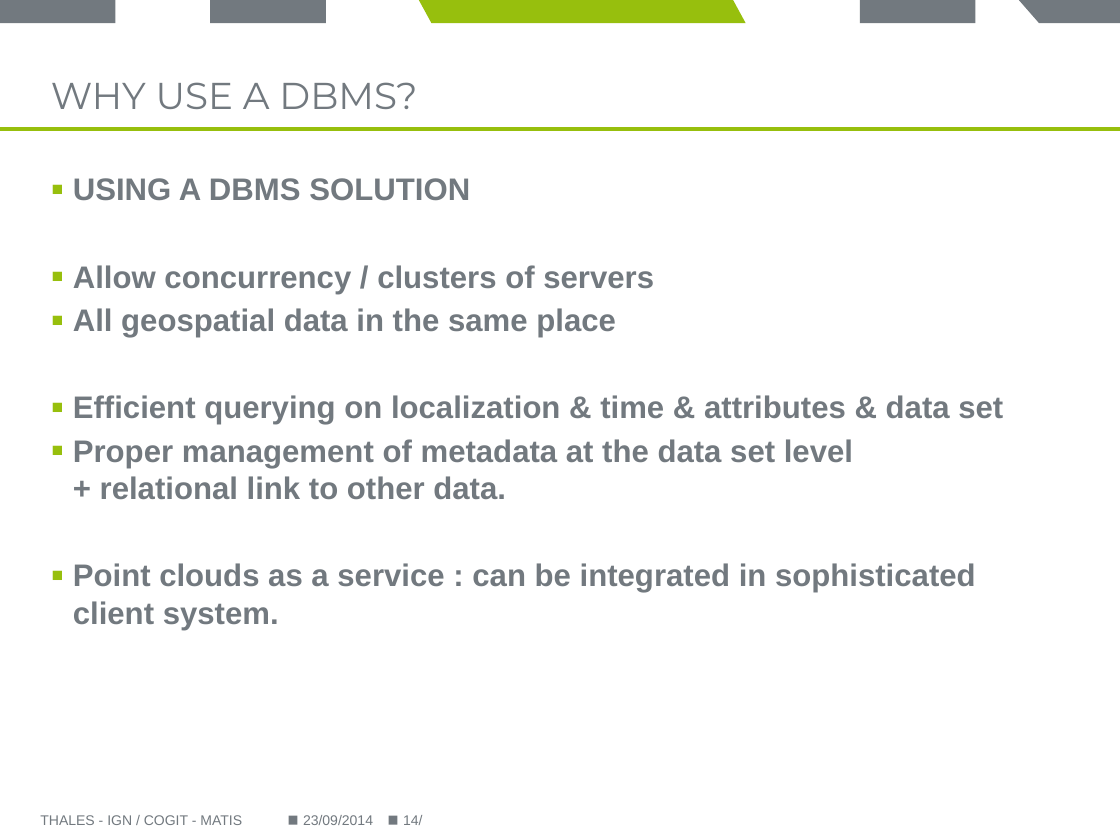
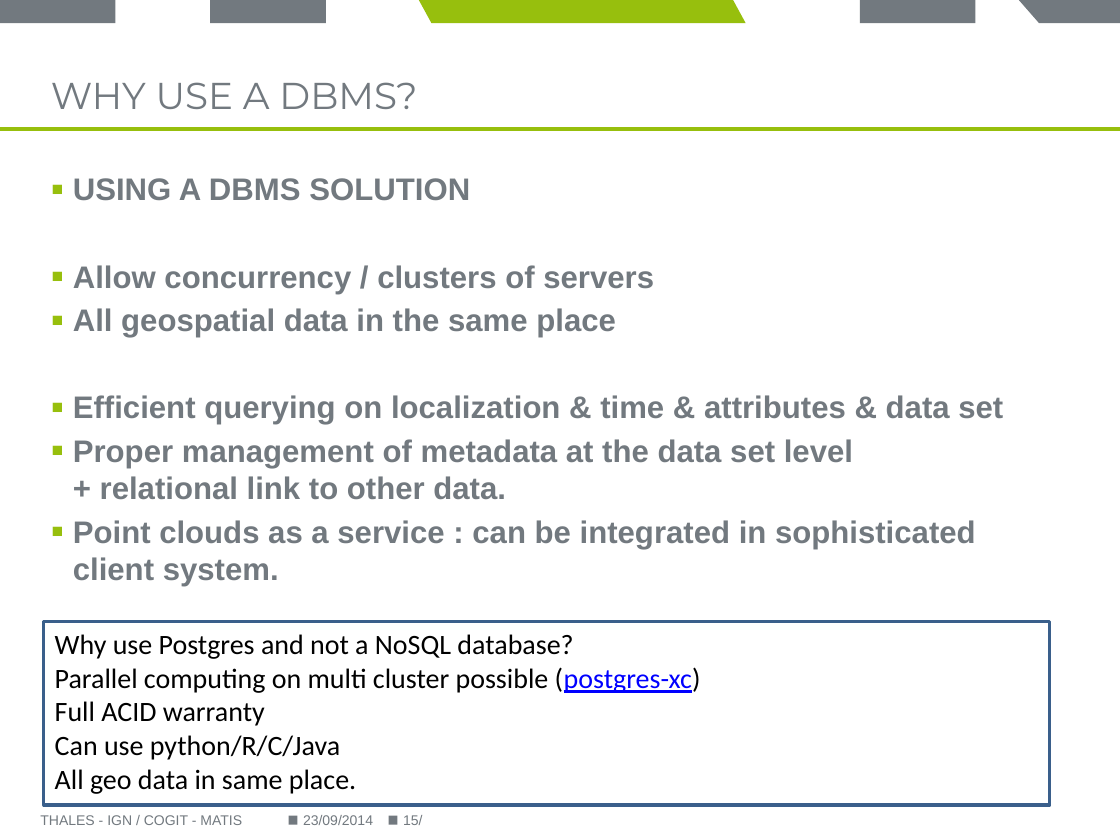
Before and after one commit to Remi-C/Postgres_Day_2014_10_RemiC, a slide deck: slide 15 of presentation/presentation_RCura.pptx (slide 14 before the commit). Drawn at 1120x840 pixels with LibreOffice and Linux fonts; fonts in the diff are those of the drawing; background and template pictures are left out. Boxes give left, top, right and bottom in pixels: in the first picture for what was removed or moved away, otherwise in the second. Text is boxed around its words. In the diff, an @@ line names an element or a change of style, - is before the commit and + after.

```diff
--- a/presentation/presentation_RCura.pptx
+++ b/presentation/presentation_RCura.pptx
@@ text "USING A DBMS SOLUTION" rewrapped from box(73, 178, 1003, 630) to box(73, 178, 1003, 586) @@
@@ rectangle added at box(44, 622, 1049, 805), outline #3A5F8C 2 pt @@
@@ text added at box(55, 634, 701, 794), 18 pt, text #000000 @@
+Why use Postgres and not a NoSQL database?
+Parallel computing on multi cluster possible (postgres-xc)
+Full ACID warranty
+Can use python/R/C/Java
+All geo data in same place.
@@ page number at box(403, 815, 422, 825): text changed @@
-14/
+15/
```
Also in this commit, not shown: 7 other slides changed, 2 slides added.
